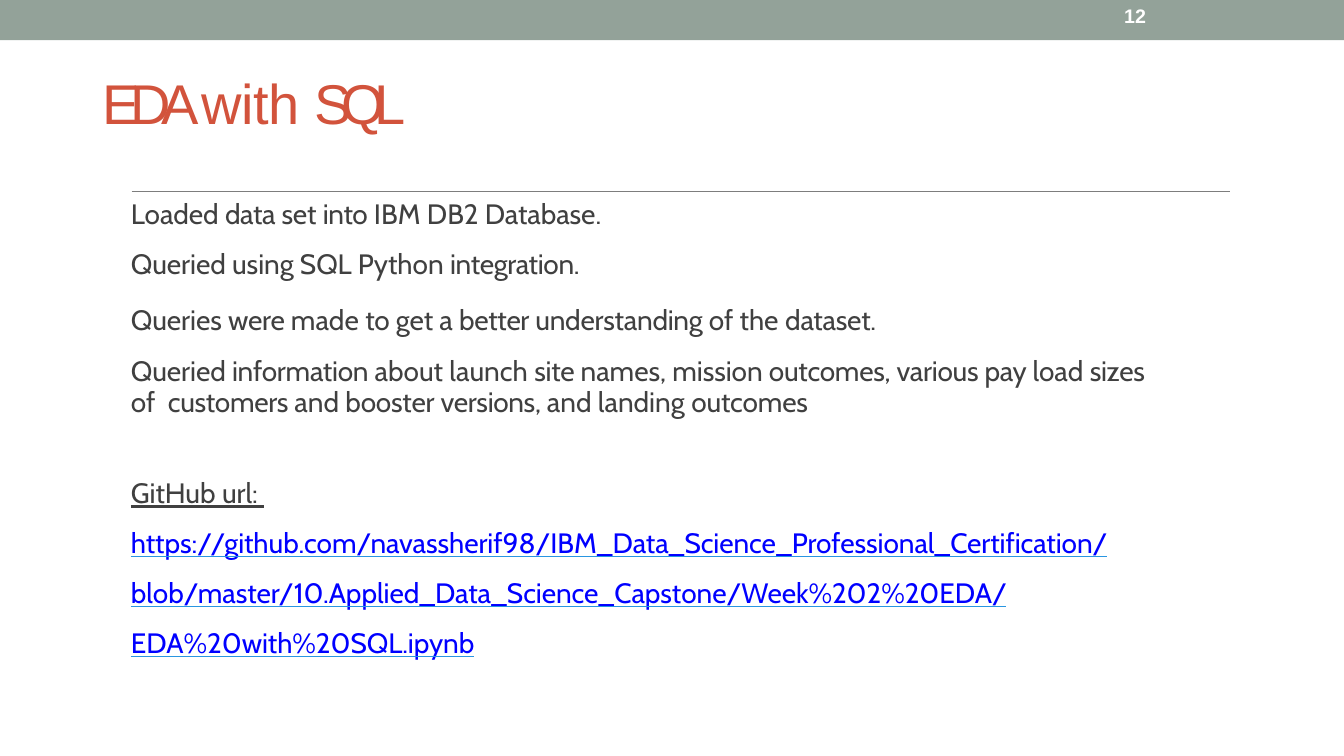
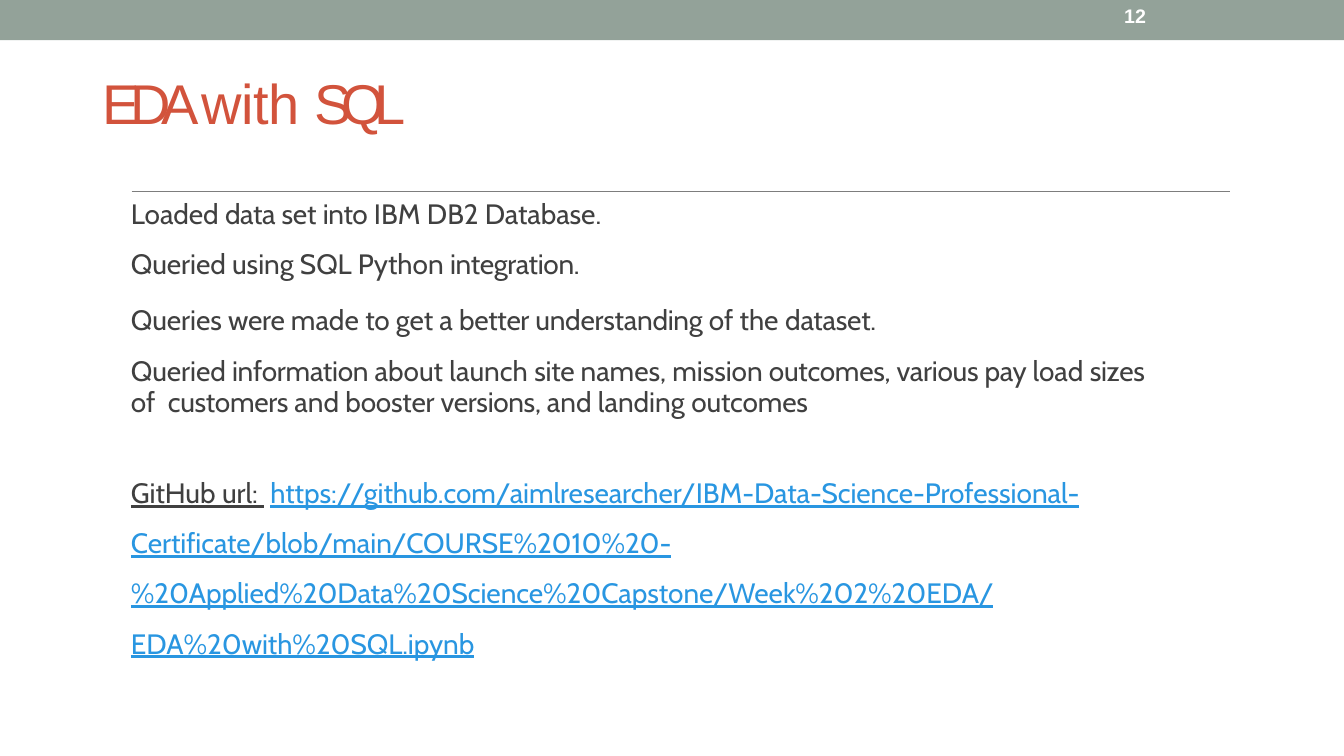
Before and after one commit to aimlresearcher/IBM-Data-Science-Professional-Certificate, a slide deck: slide 12 of COURSE 10 - Applied Data Science Capstone/Week 5 Present Your Data-Driven Insights/Data Science Journey.pptx. Drawn at 1344x756 pixels with LibreOffice and Linux fonts; fonts in the diff are those of the drawing. Boxes give left, top, right and bottom in pixels: in the first picture for what was removed or moved away, otherwise in the second. Text is boxed around its words. In the diff, an @@ line names an element or a change of style, - is before the commit and + after.

Commit message:
Data Science

```diff
--- a/COURSE 10 - Applied Data Science Capstone/Week 5 Present Your Data-Driven Insights/Data Science Journey.pptx
+++ b/COURSE 10 - Applied Data Science Capstone/Week 5 Present Your Data-Driven Insights/Data Science Journey.pptx
@@ text at bbox=[131, 482, 1079, 660]: text changed; text colour #0000FF to #2996E1 @@
-GitHub url: https://github.com/navassherif98/IBM_Data_Science_Professional_Certification/blob/master/10.Applied_Data_Science_Capstone/Week%202%20EDA/EDA%20with%20SQL.ipynb
+GitHub url: https://github.com/aimlresearcher/IBM-Data-Science-Professional-Certificate/blob/main/COURSE%2010%20-%20Applied%20Data%20Science%20Capstone/Week%202%20EDA/EDA%20with%20SQL.ipynb
```
Also in this commit, not shown: 9 other slides changed, 1 other file.
